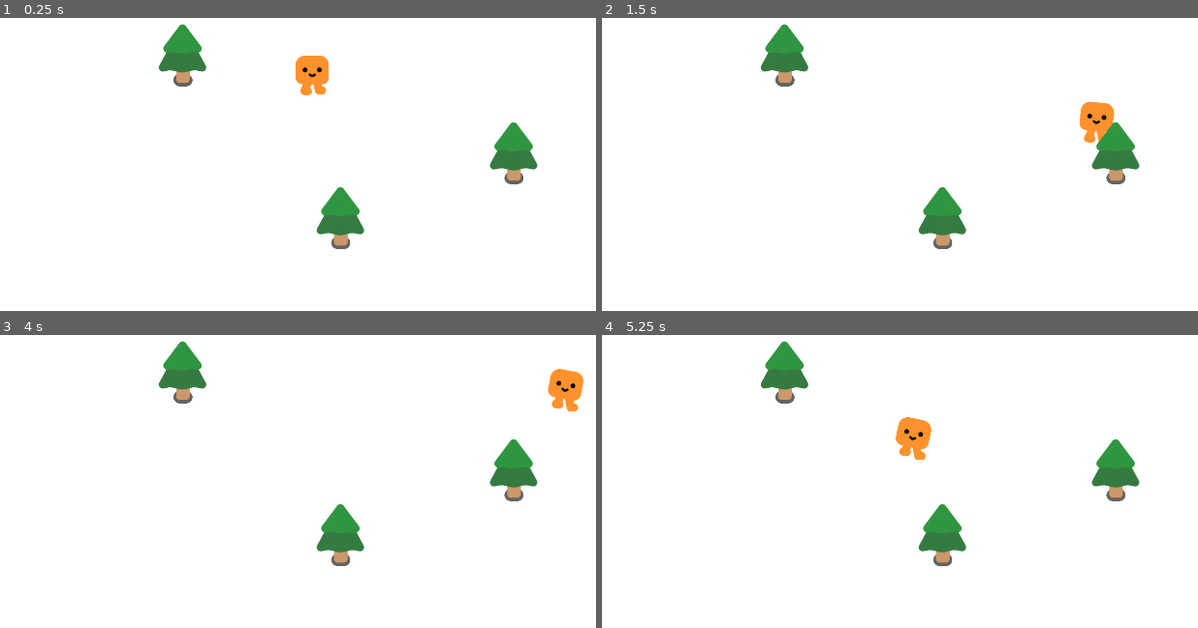
Above: before the commit, frames 1-4 (two rows, left to right).
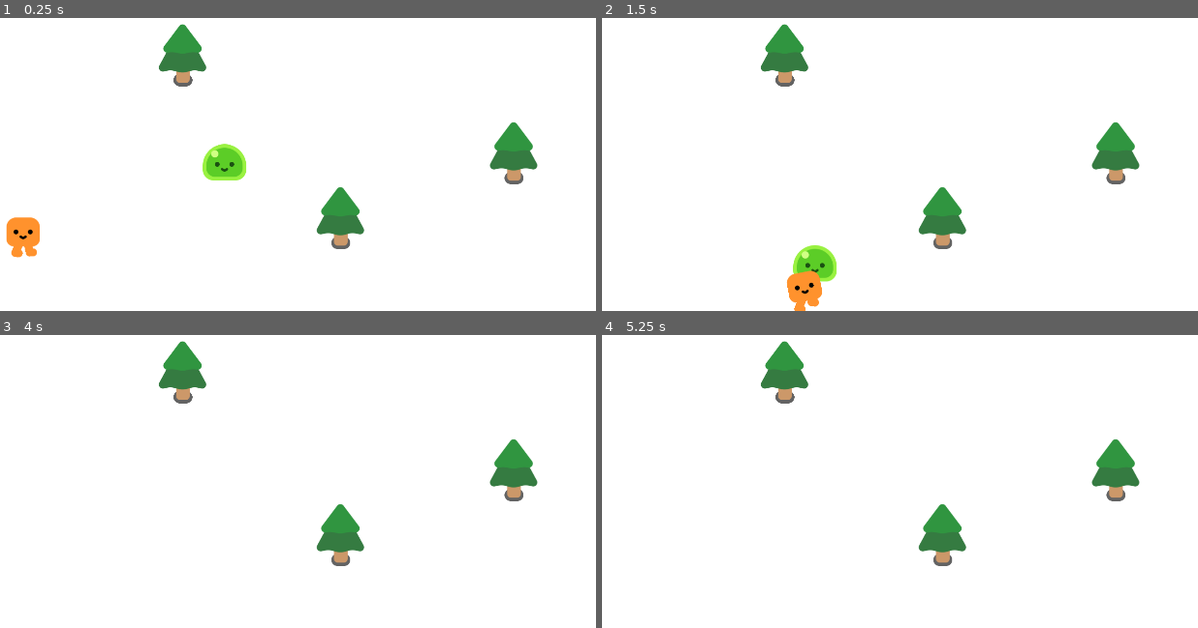
Above: after the commit, the same moments.

Repository: Nicholas-Abell/godot_practice
Game: Godot game, scene res://main_scene.tscn
Two runs of this game, one before a commit and one after it. Both use one fixed random seed, a clock stepped at 60 frames per second and the inputs below.
Inputs:
- Up to frame 1 (0.25 s): no input
- Up to frame 2 (1.5 s): hold D (move_right) 0.53-1.28 s; hold S (move_down) from 1.28 s (still down)
- Up to frame 3 (4 s): release S (move_down) at 2.03 s; hold D (move_right) 2.03-2.78 s; hold W (move_up) 2.78-3.53 s; tap Enter at 3.5 s; hold A (move_left) from 3.53 s (still down)
- Up to frame 4 (5.25 s): release A (move_left) at 5.03 s; hold S (move_down) from 5.03 s (still down)

The runs differ from the first frame. In frame 1, 2.1% of the frame differs, in the area x 0-56%, y 12-82%; in frame 2, 1.9%; in frame 3, 0.7%; in frame 4, 0.7%.

Commit message:
Mob follow player script

Diff:
--- /dev/null
+++ b/Slime.gd
@@ -0,0 +1,11 @@
+extends CharacterBody2D
+
+var player
+
+func _ready():
+	player = get_node("/root/MainScene/Player")
+
+func _physics_process(delta):
+	var direction = global_position.direction_to(player.global_position)
+	velocity = direction * 300.0
+	move_and_slide()
--- /dev/null
+++ b/characters/slime/mob.tscn
@@ -0,0 +1,16 @@
+[gd_scene load_steps=4 format=3 uid="uid://s2nij8a6143n"]
+
+[ext_resource type="Script" path="res://Slime.gd" id="1_8q2ey"]
+[ext_resource type="PackedScene" uid="uid://ogik4s70pgwl" path="res://characters/slime/slime.tscn" id="2_2xi6a"]
+
+[sub_resource type="CircleShape2D" id="CircleShape2D_83s3u"]
+radius = 55.0091
+
+[node name="Mob" type="CharacterBody2D"]
+script = ExtResource("1_8q2ey")
+
+[node name="Slime" parent="." instance=ExtResource("2_2xi6a")]
+
+[node name="CollisionShape2D" type="CollisionShape2D" parent="."]
+position = Vector2(0, -29)
+shape = SubResource("CircleShape2D_83s3u")
--- a/main_scene.tscn
+++ b/main_scene.tscn
@@ -1,6 +1,7 @@
-[gd_scene load_steps=3 format=3 uid="uid://w8ynguuxoi1"]
+[gd_scene load_steps=4 format=3 uid="uid://w8ynguuxoi1"]
 
 [ext_resource type="PackedScene" uid="uid://depchoi3dqchb" path="res://player.tscn" id="1_cuspc"]
+[ext_resource type="PackedScene" uid="uid://s2nij8a6143n" path="res://characters/slime/mob.tscn" id="2_qwotw"]
 [ext_resource type="PackedScene" uid="uid://b5bpjvo2edkry" path="res://trees/pine_tree.tscn" id="2_ujo6l"]
 
 [node name="MainScene" type="Node2D"]
@@ -12,8 +13,11 @@
 offset_right = 11002.0
 offset_bottom = 4184.0
 
-[node name="CharacterBody2D" parent="." instance=ExtResource("1_cuspc")]
-position = Vector2(1219, 537)
+[node name="Player" parent="." instance=ExtResource("1_cuspc")]
+position = Vector2(503, 939)
+
+[node name="Mob" parent="." instance=ExtResource("2_qwotw")]
+position = Vector2(1070, 720)
 
 [node name="PineTree" parent="." instance=ExtResource("2_ujo6l")]
 position = Vector2(1287, 900)
--- a/player.tscn
+++ b/player.tscn
@@ -6,7 +6,7 @@
 [sub_resource type="CircleShape2D" id="CircleShape2D_2jmkp"]
 radius = 33.541
 
-[node name="CharacterBody2D" type="CharacterBody2D"]
+[node name="Player" type="CharacterBody2D"]
 script = ExtResource("1_fvx76")
 
 [node name="HappyBoo" parent="." instance=ExtResource("1_v8wya")]
